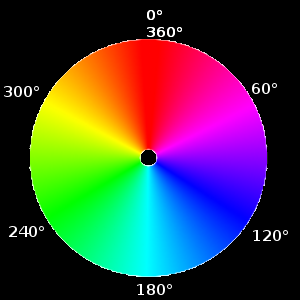
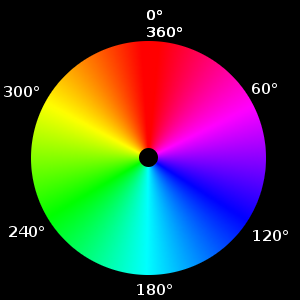
Layers edited between the first and the second 300x300 image:
added layer "croma" above "colorcircle.png" over bbox(31, 41, 266, 275)
painted on "colorcircle.png" over bbox(29, 39, 268, 277)
